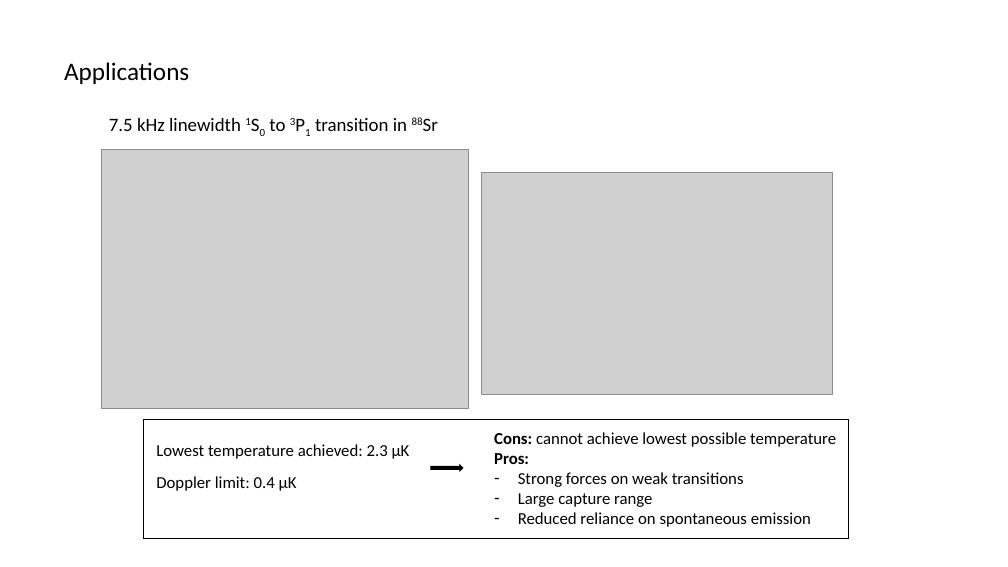
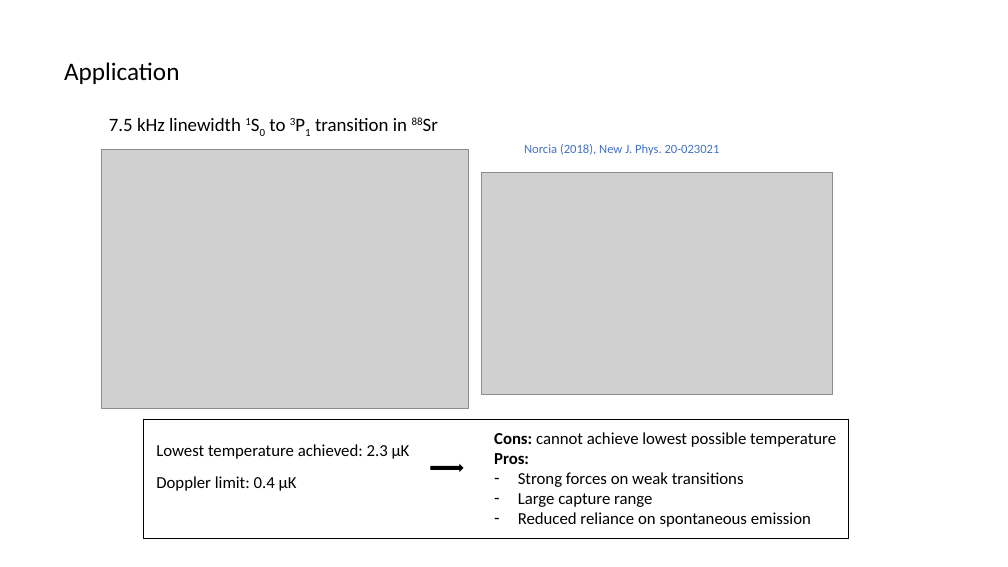
Before and after one commit to huanium/huanium, a slide deck: slide 27 of MIT PhD/ZGS/ZGS -Aug-26-2022/BUI-ZGS-Aug-26-2022.pptx (slide 13 before the commit). Drawn at 1008x567 pixels with LibreOffice and Linux fonts; fonts in the diff are those of the drawing; grey boxes stand for pictures. Boxes give left, top, right and bottom in pixels: in the first picture for what was removed or moved away, otherwise in the second. Text is boxed around its words. In the diff, an @@ line names an element or a change of style, - is before the commit and + after.

```diff
--- a/MIT PhD/ZGS/ZGS -Aug-26-2022/BUI-ZGS-Aug-26-2022.pptx
+++ b/MIT PhD/ZGS/ZGS -Aug-26-2022/BUI-ZGS-Aug-26-2022.pptx
@@ text at [64,62,179,84]: text changed @@
-Applications
+Application
@@ text added at [524,144,720,155], 12 pt, text #4472C4 @@
+Norcia (2018), New J. Phys. 20-023021
```
Also in this commit, not shown: 11 other slides changed, 17 slides added, 1 slide removed, 11 other files.
